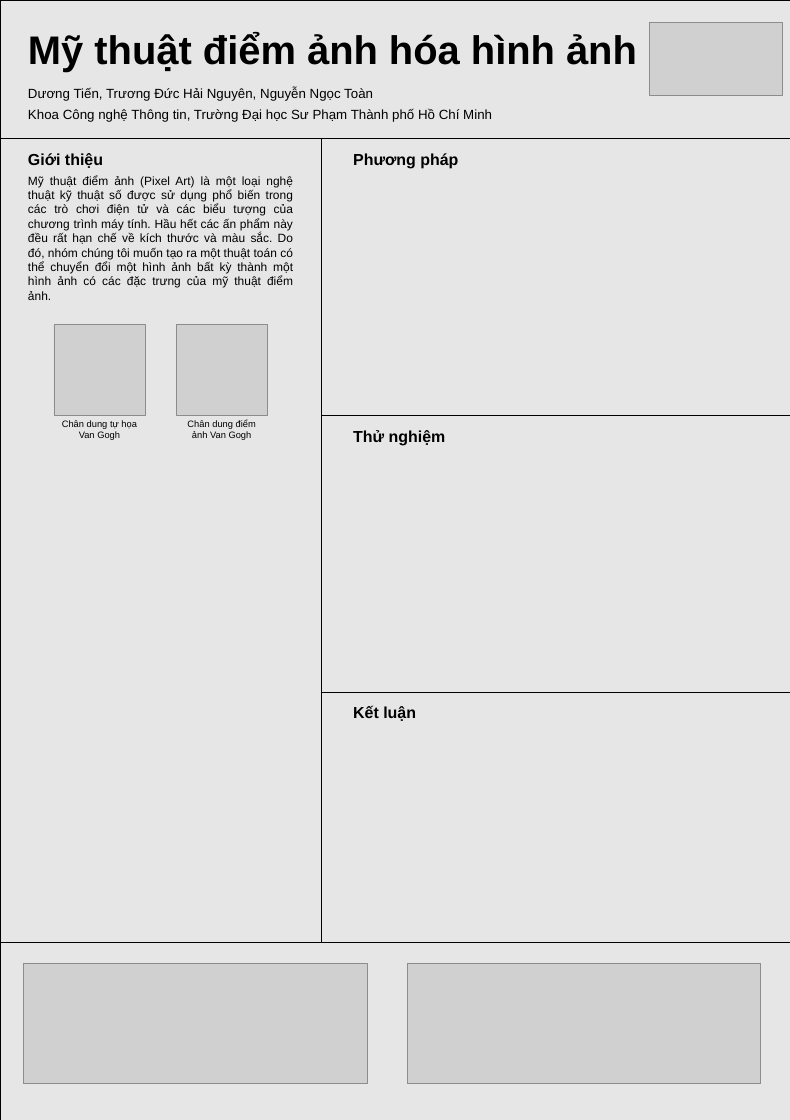
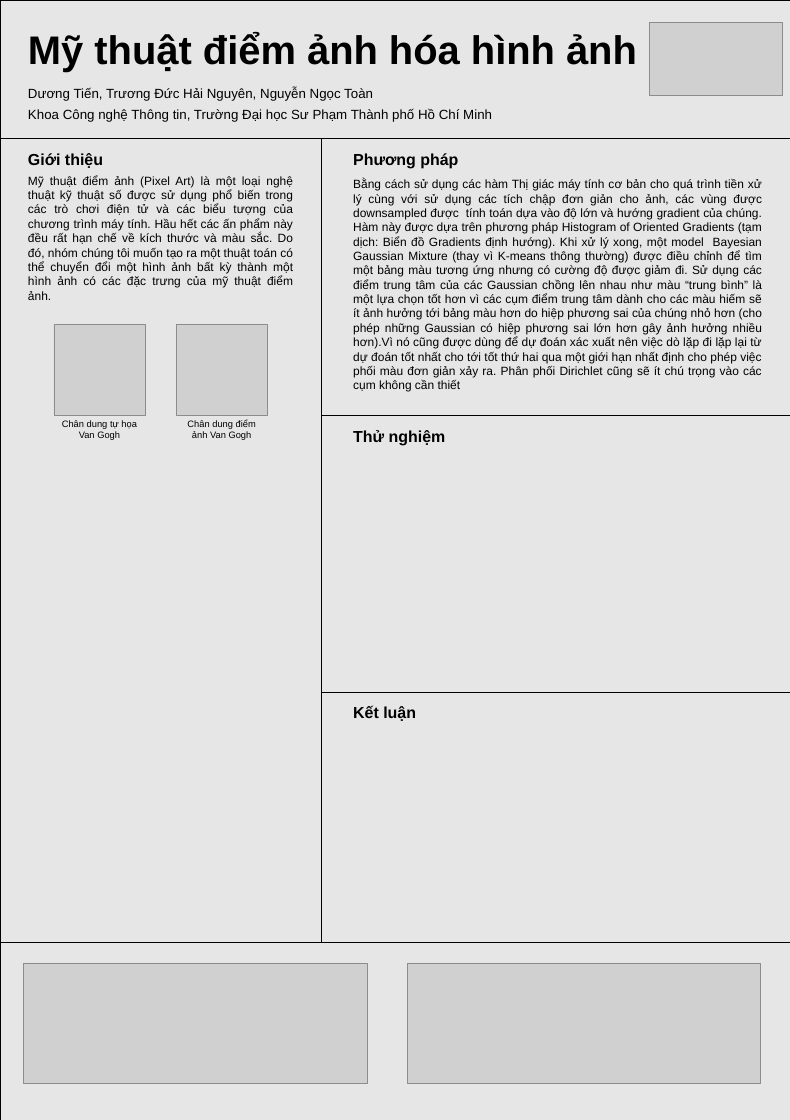
Before and after one commit to truongduchainguyen/Pixelate-Me, a slide deck: slide 1 of papers/Poster.pptx. Drawn at 790x1120 pixels with LibreOffice and Linux fonts; fonts in the diff are those of the drawing; grey boxes stand for pictures. Boxes give left, top, right and bottom in pixels: in the first picture for what was removed or moved away, otherwise in the second. Text is boxed around its words. In the diff, an @@ line names an element or a change of style, - is before the commit and + after.

Commit message:
Poster commit

```diff
--- a/papers/Poster.pptx
+++ b/papers/Poster.pptx
@@ text added at [353,179,762,392], 18 pt, text #000000 @@
+Bằng cách sử dụng các hàm Thị giác máy tính cơ bản cho quá trình tiền xử lý cùng với sử dụng các tích chập đơn giản cho ảnh, các vùng được downsampled được tính toán dựa vào độ lớn và hướng gradient của chúng. Hàm này được dựa trên phương pháp Histogram of Oriented Gradients (tạm dịch: Biển đồ Gradients định hướng). Khi xử lý xong, một model Bayesian Gaussian Mixture (thay vì K-means thông thường) được điều chỉnh để tìm một bảng màu tương ứng nhưng có cường độ được giảm đi. Sử dụng các điểm trung tâm của các Gaussian chồng lên nhau như màu “trung bình” là một lựa chọn tốt hơn vì các cụm điểm trung tâm dành cho các màu hiếm sẽ ít ảnh hưởng tới bảng màu hơn do hiệp phương sai của chúng nhỏ hơn (cho phép những Gaussian có hiệp phương sai lớn hơn gây ảnh hưởng nhiều hơn).Vì nó cũng được dùng để dự đoán xác xuất nên việc dò lặp đi lặp lại từ dự đoán tốt nhất cho tới tốt thứ hai qua một giới hạn nhất định cho phép việc phối màu đơn giản xảy ra. Phân phối Dirichlet cũng sẽ ít chú trọng vào các cụm không cần thiết
```
Also in this commit, not shown: 1 other file.
